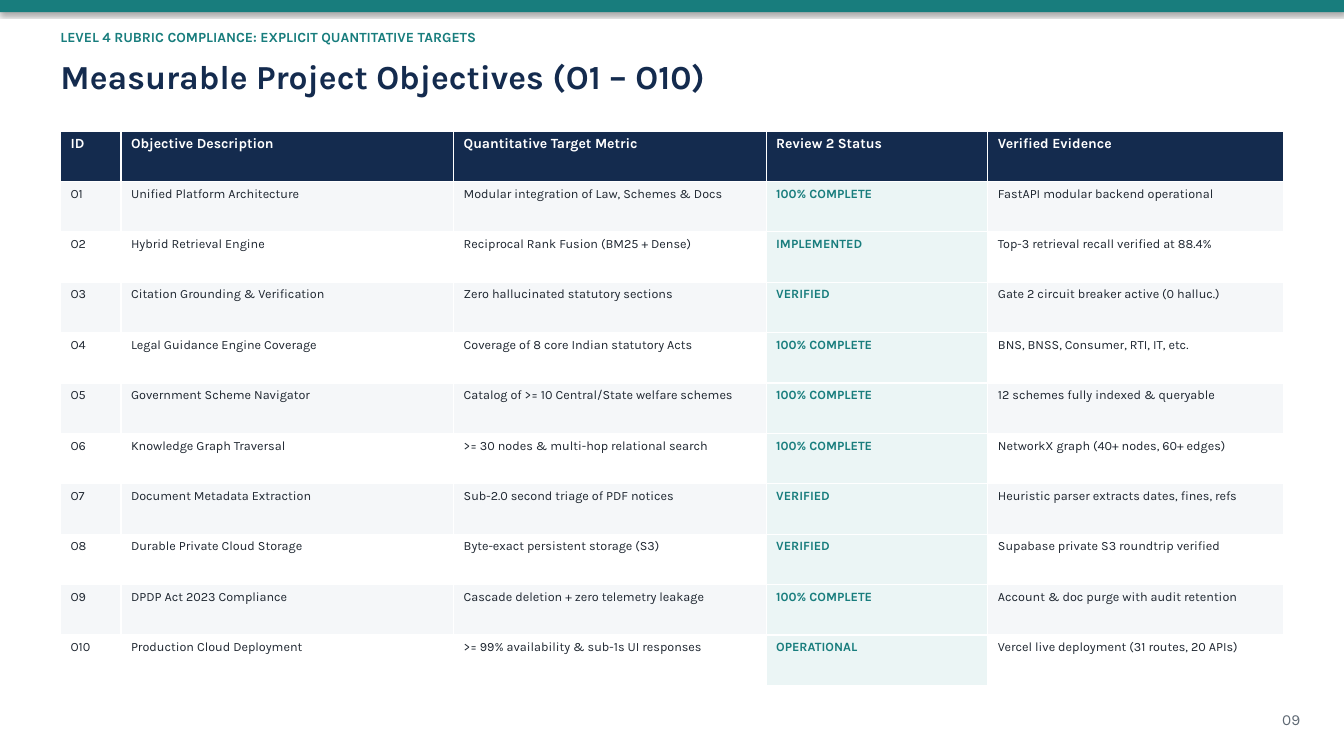
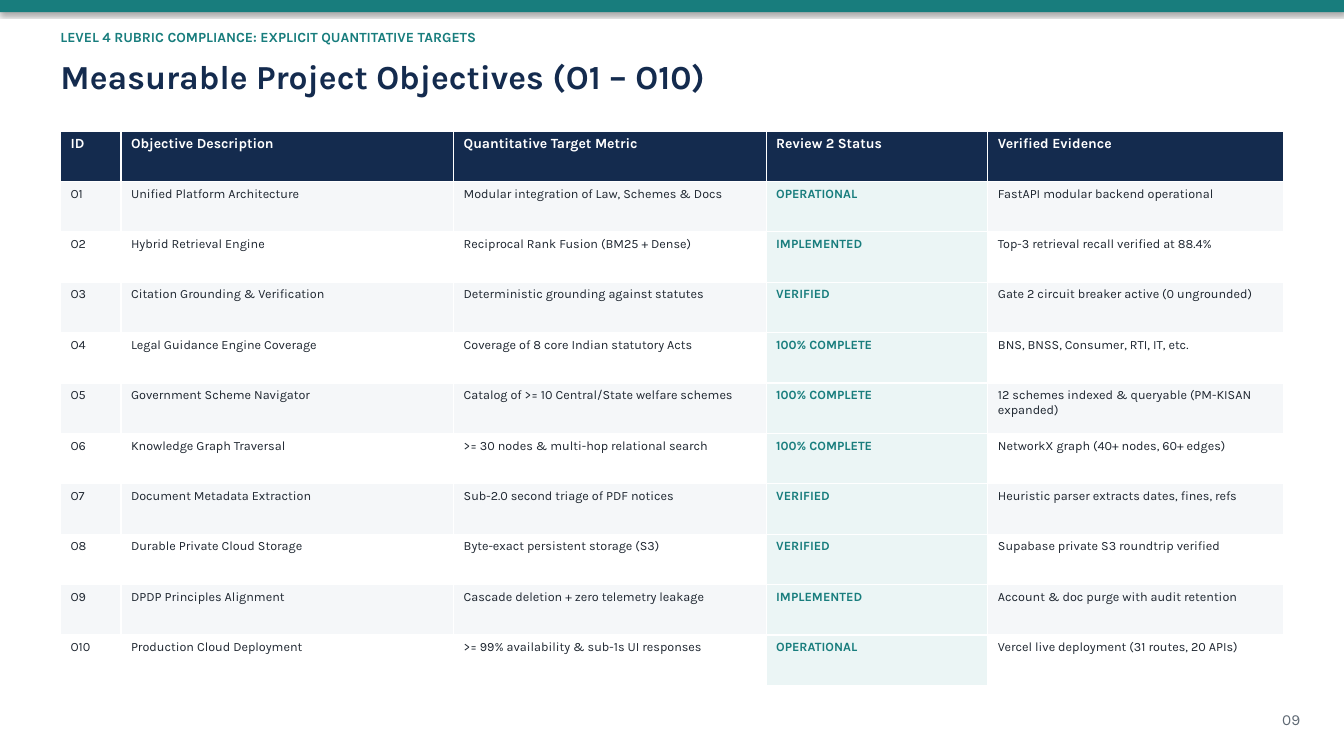
Before and after one commit to DEVANSHSAVLA/Finalyear_MajorProject, a slide deck: slide 9 of docs/review-2-submission/CivicSphere_AI_Review_2_Presentation.pptx. Drawn at 1344x756 pixels with LibreOffice and Linux fonts; fonts in the diff are those of the drawing. Boxes give left, top, right and bottom in pixels: in the first picture for what was removed or moved away, otherwise in the second. Text is boxed around its words. In the diff, an @@ line names an element or a change of style, - is before the commit and + after.

```diff
--- a/docs/review-2-submission/CivicSphere_AI_Review_2_Presentation.pptx
+++ b/docs/review-2-submission/CivicSphere_AI_Review_2_Presentation.pptx
@@ table at [60,131,1284,686] @@
-row 2, column 4: 100% COMPLETE
+row 2, column 4: OPERATIONAL
-row 4, column 3: Zero hallucinated statutory sections
+row 4, column 3: Deterministic grounding against statutes
-row 4, column 5: Gate 2 circuit breaker active (0 halluc.)
+row 4, column 5: Gate 2 circuit breaker active (0 ungrounded)
-row 6, column 5: 12 schemes fully indexed & queryable
+row 6, column 5: 12 schemes indexed & queryable (PM-KISAN expanded)
-row 10, column 2: DPDP Act 2023 Compliance
+row 10, column 2: DPDP Principles Alignment
-row 10, column 4: 100% COMPLETE
+row 10, column 4: IMPLEMENTED
```
Also in this commit, not shown: 19 other slides changed, 30 other files.
